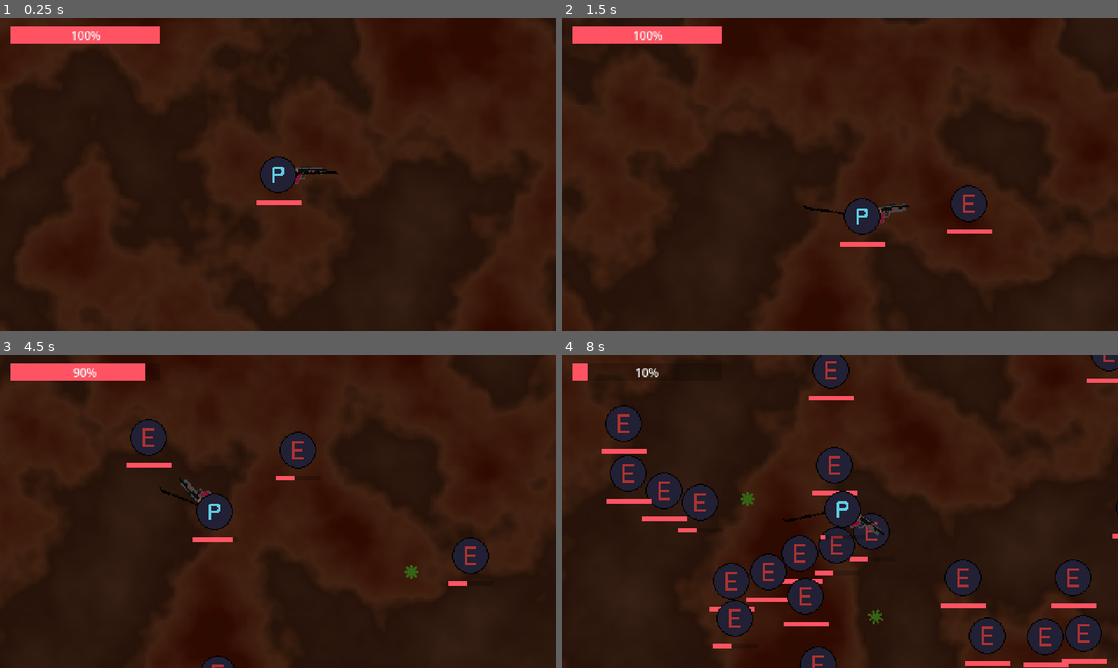
Above: before the commit, frames 1-4 (two rows, left to right).
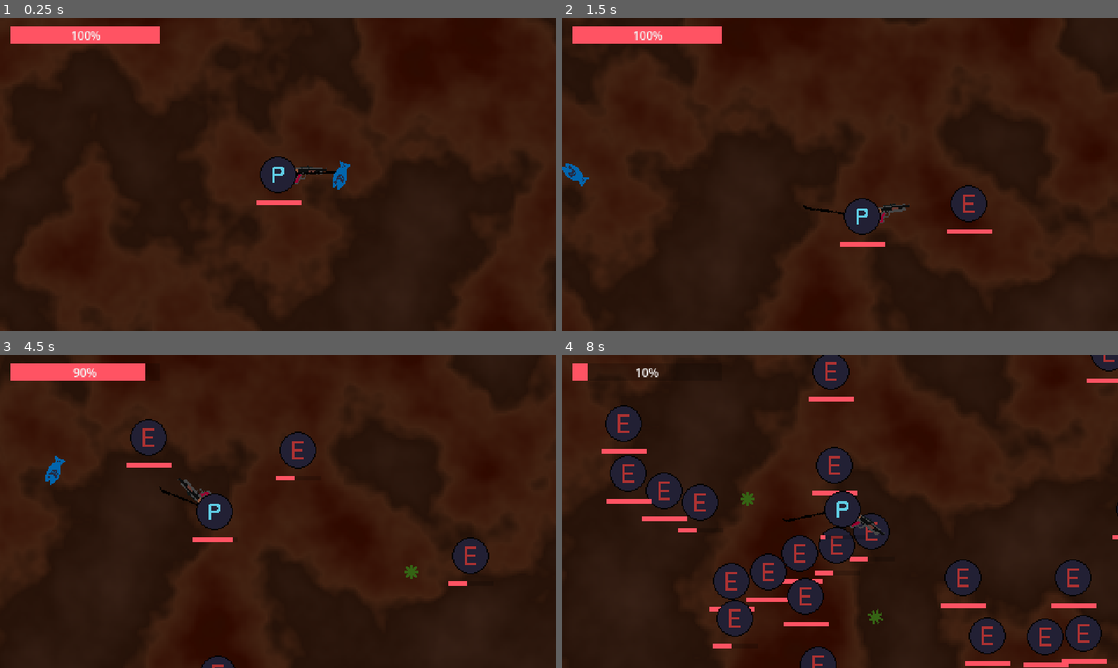
Above: after the commit, the same moments.

Repository: BaldurThor/CGDD
Game: Godot game, scene res://scenes/main.tscn
The game is run twice, just before and just after one commit, with the same random seed, the same clock (stepped at 60 frames per second) and the same inputs.
Inputs (mouse positions are in pixels of both pictures, inside the frame that each line leads up to):
- Up to frame 1 (0.25 s): no input
- Up to frame 2 (1.5 s): tap Enter at 0.5 s; move the mouse to (962, 158) at 0.52 s; hold D (move_right) 0.53-1.28 s; click (962, 158) at 0.67 s; move the mouse to (728, 190) at 1.27 s; hold S (move_down) from 1.28 s (still down)
- Up to frame 3 (4.5 s): move the mouse to (333, 442) at 2.02 s; release S (move_down) at 2.03 s; hold D (move_right) 2.03-2.78 s; move the mouse to (250, 574) at 2.77 s; hold W (move_up) 2.78-3.53 s; click (250, 574) at 2.92 s; move the mouse to (444, 558) at 3.52 s; hold A (move_left) from 3.53 s (still down); move the mouse to (111, 464) at 4.27 s
- Up to frame 4 (8 s): move the mouse to (867, 511) at 5.02 s; release A (move_left) at 5.03 s; hold S (move_down) 5.03-5.78 s; click (867, 511) at 5.17 s; move the mouse to (756, 433) at 5.77 s; hold D (move_right) 5.78-6.53 s; move the mouse to (962, 495) at 6.52 s; hold W (move_up) 6.53-7.28 s; move the mouse to (728, 527) at 7.27 s; hold D (move_right) from 7.28 s (still down); click (728, 527) at 7.42 s

The runs differ from the first frame. In frame 1, 0.2% of the frame differs, in the area x 59-63%, y 45-55%; in frame 2, 0.2%; in frame 3, 0.2%; in frame 4, 0.2%, in the area x 40-100%, y 0-85%.

Commit message:
add the fish spawner back

Diff:
--- a/assets/enemies/test_enemy.tres
+++ b/assets/enemies/test_enemy.tres
@@ -5,5 +5,5 @@
 [resource]
 script = ExtResource("1_sykeb")
 speed = 2.0
-damage = 1
+dagame = 1
 health = 10
--- a/scenes/enemy.tscn
+++ b/scenes/enemy.tscn
@@ -4,12 +4,12 @@
 [ext_resource type="Script" path="res://scripts/enemy.gd" id="1_v1m1f"]
 [ext_resource type="Script" path="res://scripts/enemy_type.gd" id="2_w1lwh"]
 [ext_resource type="Script" path="res://scripts/entity_health.gd" id="4_rjwqi"]
-[ext_resource type="PackedScene" uid="uid://b27piue7iem4c" path="res://scenes/health_bar.tscn" id="5_a2m2u"]
+[ext_resource type="PackedScene" path="res://scenes/health_bar.tscn" id="5_a2m2u"]
 
 [sub_resource type="Resource" id="Resource_wyp1h"]
 script = ExtResource("2_w1lwh")
 speed = 1.0
-damage = 1
+dagame = 1
 health = 10
 
 [sub_resource type="CircleShape2D" id="CircleShape2D_h238a"]
--- a/scenes/main.tscn
+++ b/scenes/main.tscn
@@ -1,7 +1,13 @@
-[gd_scene load_steps=2 format=3 uid="uid://brlmokmgg6xai"]
+[gd_scene load_steps=4 format=3 uid="uid://dnpb8ppgeyr1g"]
 
-[ext_resource type="PackedScene" uid="uid://m0yu4nmvb5mw" path="res://scenes/player.tscn" id="1_v7f6l"]
+[ext_resource type="PackedScene" uid="uid://33kwqbnxj6dq" path="res://scenes/player.tscn" id="1_v7f6l"]
+[ext_resource type="Script" path="res://scripts/fish_spawer.gd" id="5_2pyn2"]
+[ext_resource type="PackedScene" uid="uid://dalqgss5m03me" path="res://scenes/fish.tscn" id="6_1kd7h"]
 
 [node name="Main" type="Node2D"]
 
 [node name="Player" parent="." instance=ExtResource("1_v7f6l")]
+
+[node name="Fish_spawner" type="Node2D" parent="."]
+script = ExtResource("5_2pyn2")
+fish_scene = ExtResource("6_1kd7h")
--- a/scenes/player.tscn
+++ b/scenes/player.tscn
@@ -40,10 +40,6 @@
 
 [sub_resource type="CircleShape2D" id="CircleShape2D_35cqd"]
 radius = 50.0
-
-[sub_resource type="CapsuleShape2D" id="CapsuleShape2D_idbnd"]
-radius = 8.0
-height = 28.0
 
 [node name="Player" type="CharacterBody2D"]
 collision_mask = 2
Not shown: 1 places in assets/weapons/pistol.tres that only renumber resources
Not shown: 1 places in assets/weapons/rifle.tres that only renumber resources
Not shown: 1 places in assets/weapons/shotgun.tres that only renumber resources
Not shown: 1 places in scenes/player.tscn that only renumber resources
Not shown: 1 places in themes/health_bar.tres that only renumber resources
